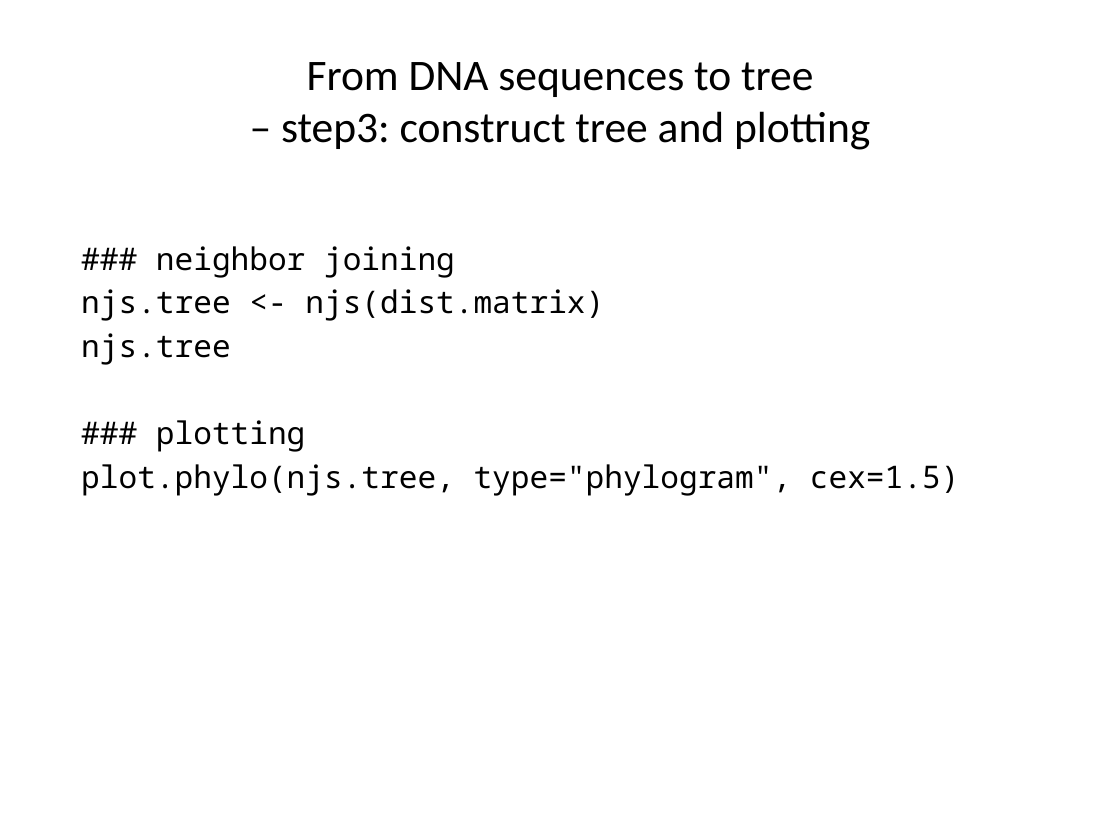
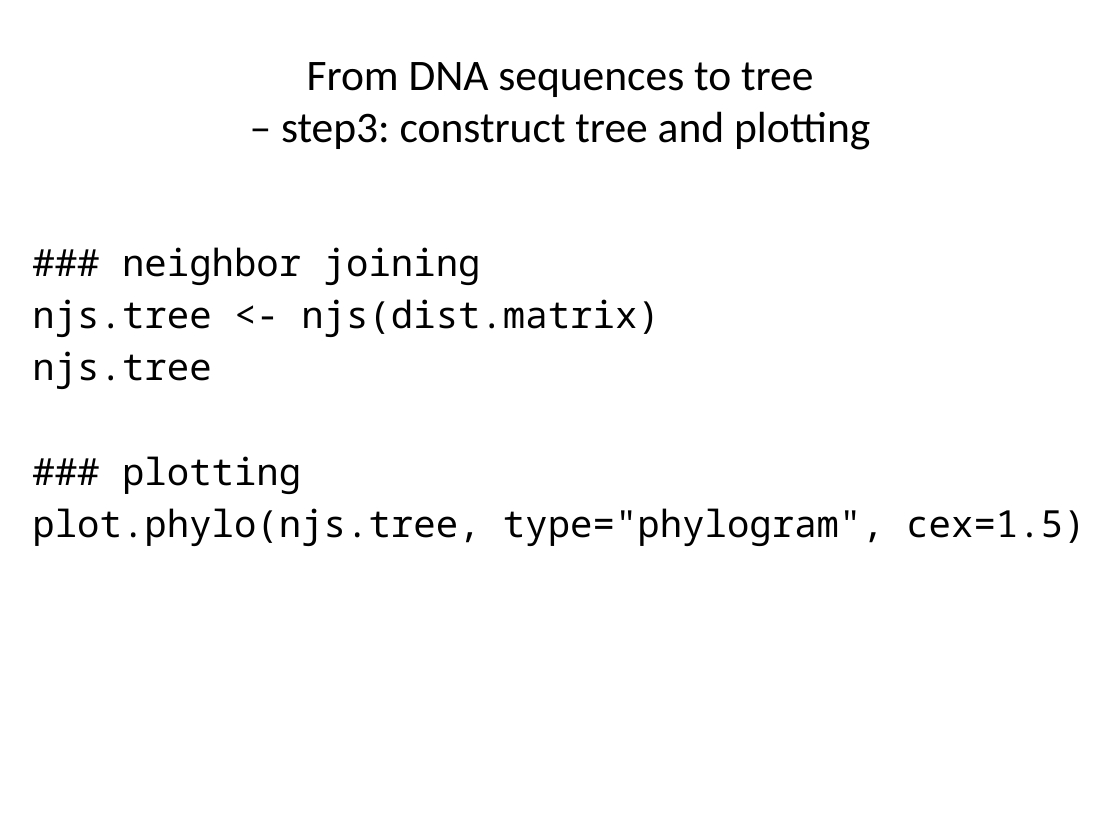
Before and after one commit to liu3zhenlab/teaching, a slide deck: slide 12 of PLPTH813Bioinformatis/2019/labs/lab08_phylogeny.pptx. Drawn at 1120x840 pixels with LibreOffice and Linux fonts; fonts in the diff are those of the drawing. Boxes give left, top, right and bottom in pixels: in the first picture for what was removed or moved away, otherwise in the second. Text is boxed around its words. In the diff, an @@ line names an element or a change of style, - is before the commit and + after.

Commit message:
tree

```diff
--- a/PLPTH813Bioinformatis/2019/labs/lab08_phylogeny.pptx
+++ b/PLPTH813Bioinformatis/2019/labs/lab08_phylogeny.pptx
@@ text "### neighbor joining": place and size @@
-text "### neighbor joining" at [81, 246, 959, 496]
+text "### neighbor joining" at [32, 247, 1085, 546]
@@ text "### neighbor joining" at [32, 247, 1085, 546]: size 20 to 24 pt @@
```
Also in this commit, not shown: 17 other slides changed, 4 other files.
